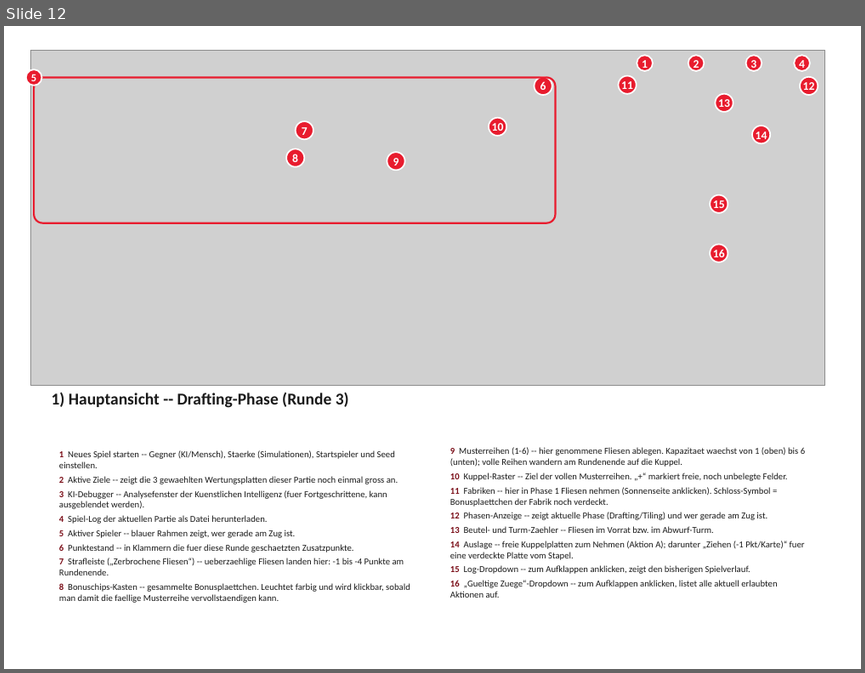
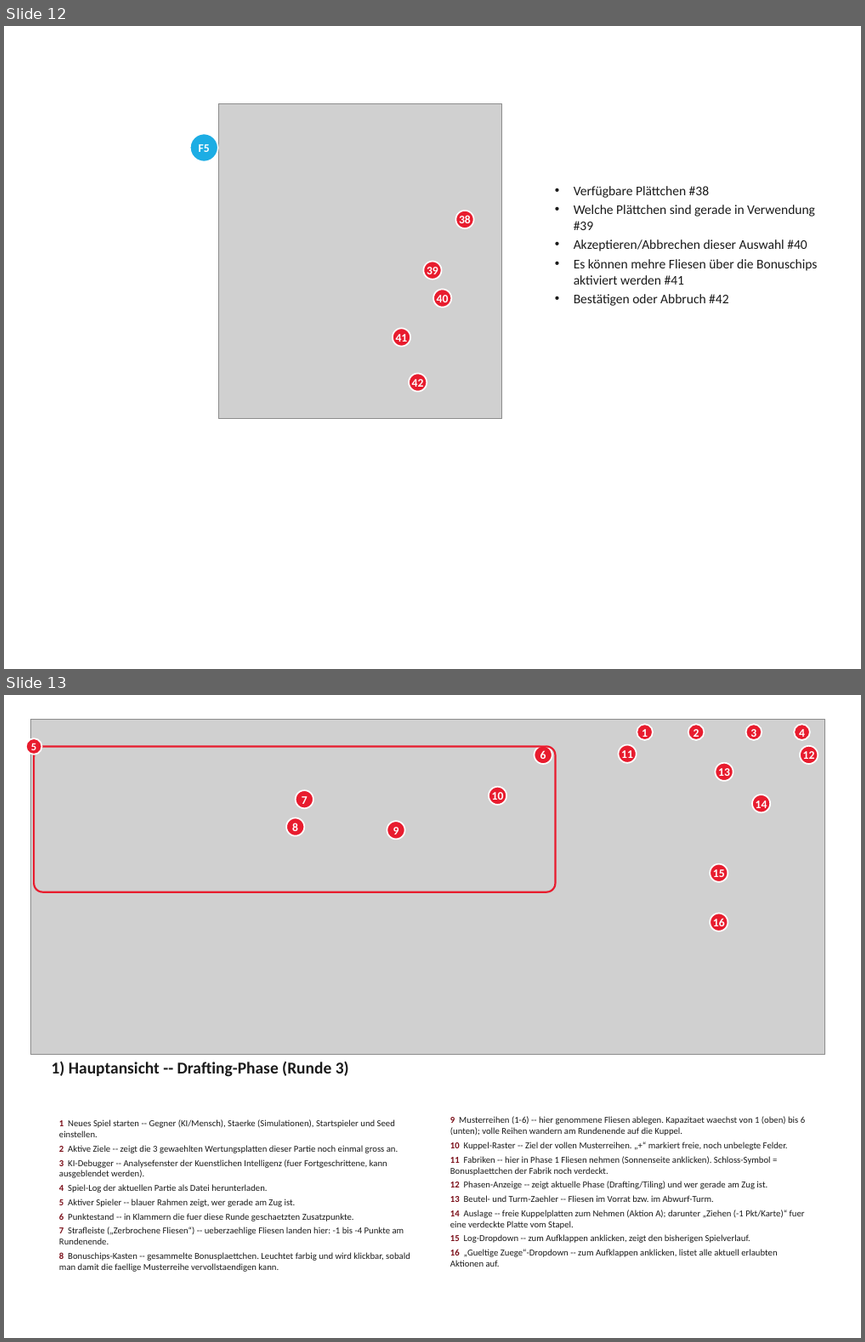
Before and after one commit to artfox1985/mosaic-AI, a slide deck: docs/game_manual_GUI.pptx. Shown one above the other, each under a label of ours: slide 12 before the commit, slides 12 and 13 after it. The pictures are 865x673 and 865x1342 pixels, drawn with LibreOffice and Linux fonts; fonts in the diff are those of the drawing; grey boxes stand for pictures. Boxes give left, top, right and bottom in pixels: in the first picture for what was removed or moved away, otherwise in the second. Text is boxed around its words. In the diff, an @@ line names an element or a change of style, - is before the commit and + after.

```diff
--- a/docs/game_manual_GUI.pptx
+++ b/docs/game_manual_GUI.pptx
@@ slide 12 added at <box>4,26,861,669</box>, background #FFFFFF @@
@@ picture added at <box>218,104,501,419</box> @@
@@ ellipse added at <box>190,134,217,162</box>, fill #1CADE4, outline #FFFFFF 1.75 pt, 14 pt, text #FFFFFF, bold @@
+F5
@@ text added at <box>574,186,817,306</box>, 16 pt, text #1A1A1A @@
+• Verfügbare Plättchen #38
+• Welche Plättchen sind gerade in Verwendung #39
+• Akzeptieren/Abbrechen dieser Auswahl #40
+• Es können mehre Fliesen über die Bonuschips aktiviert werden #41
+• Bestätigen oder Abbruch #42
@@ ellipse added at <box>456,210,474,228</box>, fill #E81C2E, outline #FFFFFF 1.75 pt, 14 pt, text #FFFFFF, bold @@
+38
@@ ellipse added at <box>423,261,441,279</box>, fill #E81C2E, outline #FFFFFF 1.75 pt, 14 pt, text #FFFFFF, bold @@
+39
@@ ellipse added at <box>433,290,451,307</box>, fill #E81C2E, outline #FFFFFF 1.75 pt, 14 pt, text #FFFFFF, bold @@
+40
@@ ellipse added at <box>392,328,410,346</box>, fill #E81C2E, outline #FFFFFF 1.75 pt, 14 pt, text #FFFFFF, bold @@
+41
@@ ellipse added at <box>409,373,426,391</box>, fill #E81C2E, outline #FFFFFF 1.75 pt, 14 pt, text #FFFFFF, bold @@
+42
@@ what was slide 12 is now slide 13 @@
```
Also in this commit, not shown: 8 slides changed, 2 other slides added, 1 slide removed, 7 other files.
